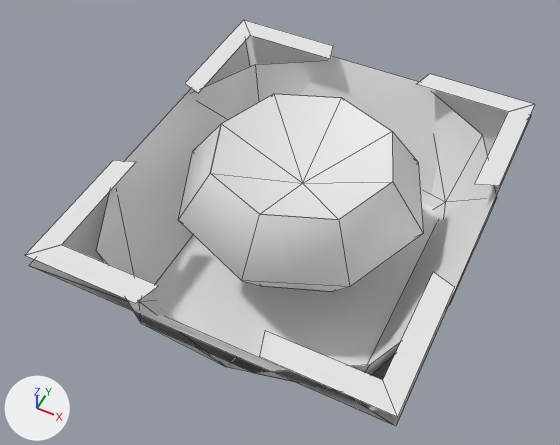
The Blender file Resources/golf.blend as it was, and as the next commit left it.
Rendered twice from a 50 mm camera at (1.27, -2.82, 3.18) aimed at (-0.13, -0.03, -0.31). Lighting does not change. The marker at lower left points along +X, +Y and +Z. Mesh edges are drawn as thin lines.

Script lines for the objects in view, before the commit:
```python
me_cube_002 = bpy.data.meshes.new('Cube.002')
me_cube_002.from_pydata(...)  # 24 vertices, 5 faces, 4 loose edges; spans x -1.01..1.01, y -1.17..1.17, z -0.56..0.05
me_cube_002.polygons.foreach_set('use_smooth', [True] * 5)
me_cube_002.materials.append(mat_material)  # white #e7e7e7
me_cursor = bpy.data.meshes.new('Cursor')
me_cursor.from_pydata(...)  # 44 vertices, 8 faces, 8 loose edges; spans x -1.01..1.01, y -1.17..1.17, z 0.14
me_cursor.polygons.foreach_set('use_smooth', [True] * 8)
me_cursor.materials.append(mat_material)  # white #e7e7e7
me_life = bpy.data.meshes.new('Life')
me_life.from_pydata(...)  # 42 vertices, 32 faces; spans x -0.726..0.726, y -0.726..0.726, z -0.299..0.299
me_life.polygons.foreach_set('use_smooth', [True] * 32)
ob_cursor = bpy.data.objects.new('Cursor', me_cursor)
ob_cursor.location = (0.0, 0.0, 0.0)
ob_hangar = bpy.data.objects.new('Hangar', me_cube_002)
ob_hangar.location = (0.0, 0.0, 0.0)
ob_life = bpy.data.objects.new('Life', me_life)
ob_life.location = (0.0, 0.0, 0.0)
# also in view: 'Cell' at (0.0, 0.0, -0.47)
```
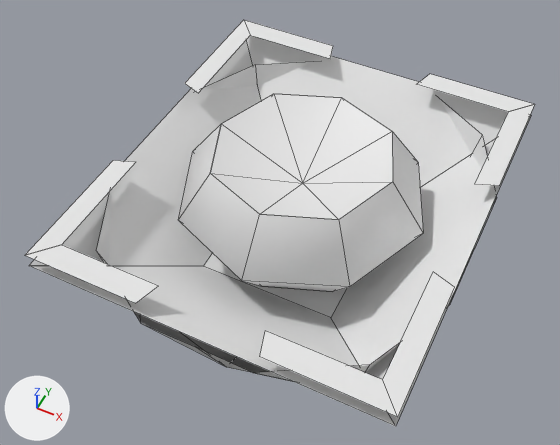
The newer file adds a shape key; the second version is drawn at full value of the shape key 'Pulse' of 'Heart', and the change is written as the vertex moves it makes.

Location of each change, (x1, y1, x2, y2) in pixels of the pictures (560 x 445 px; the box of a moved part takes in the faces that stretch with it):
part 1 of me_cube_002, moved or reshaped: (29, 35, 531, 426) in both
'Cell', unchanged, covered by the edit: before (96, 61, 497, 391); after (96, 61, 497, 381)

Diff of the bpy script that builds the scene:
```diff
--- a/Resources/golf.blend.py
+++ b/Resources/golf.blend.py
@@ me_cube_002 @@
 me_cube_002.from_pydata(...)  # 24 vertices, 5 faces, 4 loose edges; spans x -1.01..1.01, y -1.17..1.17, z -0.56..0.05
 # used by ob_hangar; location = (0.0, 0.0, 0.0)
+# me_cube_002 part 1: all 12 vertices in x -0.68..0.68, y -0.79..0.79, z -0.56 are scaled about their middle by (0.604, 0.604, 1), then moved by (0.0, 0.0, 0.17)
 me_cube_002.materials.append(mat_material)
```
